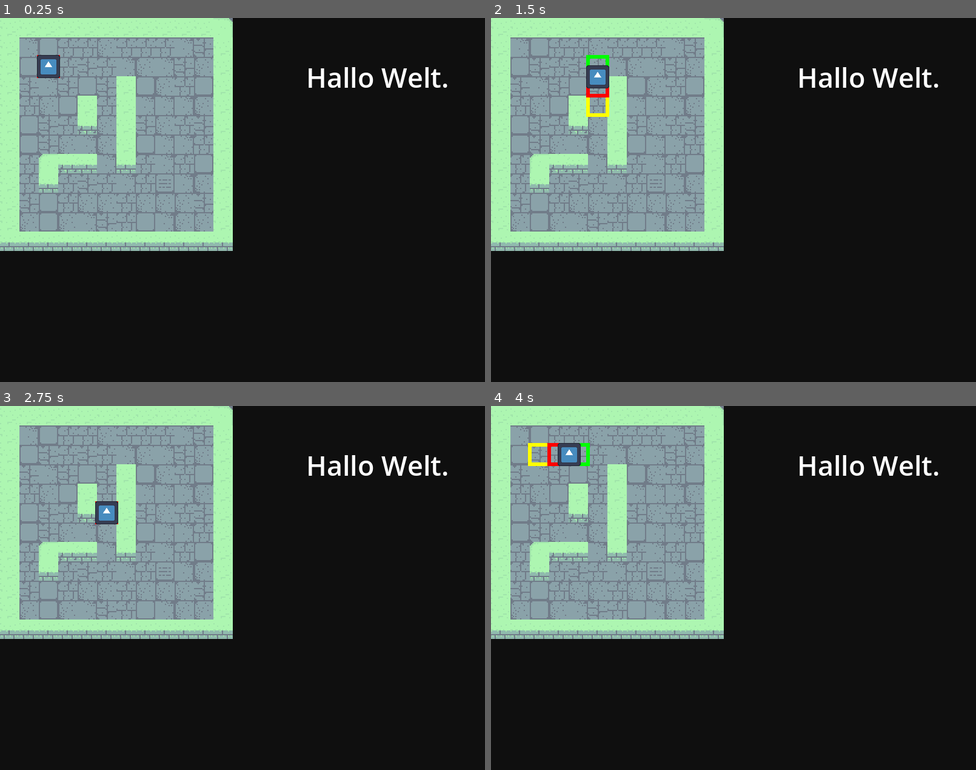
Above: before the commit, frames 1-4 (two rows, left to right).
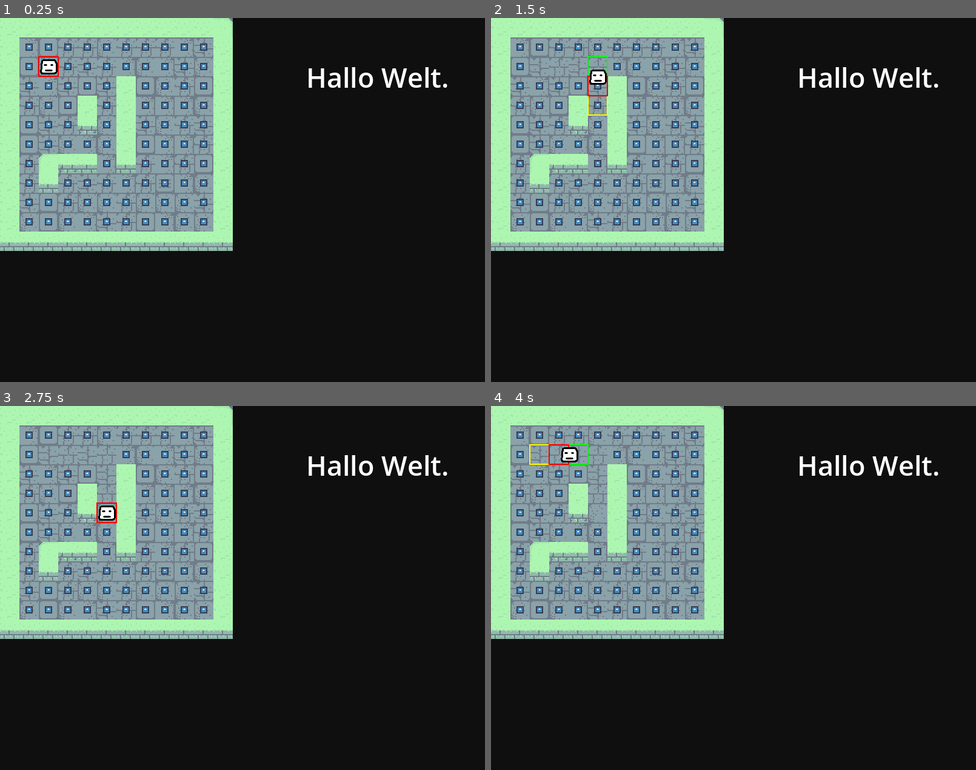
Above: after the commit, the same moments.

Repository: ratkingsminion/pacman-with-guns
Game: Godot game, scene res://main.tscn
The game is run twice, just before and just after one commit, with the same random seed, the same clock (stepped at 60 frames per second) and the same inputs. The engine's default icon, where the game draws it, is replaced by a stand-in: a white triangle on a blue panel in a dark square.
Inputs:
- Up to frame 1 (0.25 s): no input
- Up to frame 2 (1.5 s): tap Enter at 0.5 s; hold D (move_right) 0.53-1.28 s; hold S (move_down) from 1.28 s (still down)
- Up to frame 3 (2.75 s): release S (move_down) at 2.03 s; hold D (move_right) from 2.03 s (still down)
- Up to frame 4 (4 s): tap Space at 2.75 s; release D (move_right) at 2.78 s; hold W (move_up) 2.78-3.53 s; hold A (move_left) from 3.53 s (still down)

The runs differ from the first frame. In frame 1, 2.9% of the frame differs, in the area x 5-43%, y 7-57%; in frame 2, 3.0%; in frame 3, 2.8%; in frame 4, 2.9%.

Commit message:
first Pills test

Diff:
--- a/main.tscn
+++ b/main.tscn
@@ -6,6 +6,8 @@
 [ext_resource type="Texture2D" uid="uid://u1uuakjilerl" path="res://gfx/Tileset_Dungeon.png" id="2_w1s7x"]
 [ext_resource type="PackedScene" uid="uid://ca30kgo7htqco" path="res://player.tscn" id="3_pfen7"]
 [ext_resource type="Script" path="res://scripts/Walls.gd" id="4_l1flf"]
+[ext_resource type="Script" path="res://scripts/Pills.gd" id="6_q1eox"]
+[ext_resource type="PackedScene" uid="uid://47dtdnrsmypt" path="res://pill.tscn" id="7_llt11"]
 
 [sub_resource type="TileSetAtlasSource" id="TileSetAtlasSource_8kg06"]
 texture = ExtResource("1_g52v8")
@@ -74,4 +76,12 @@
 layer_0/tile_data = PackedInt32Array(0, 0, 1, 65536, 0, 1, 131072, 0, 1, 196608, 0, 1, 262144, 0, 1, 327680, 0, 1, 3932 …(946 unchanged characters)…
 script = ExtResource("4_l1flf")
 
-[node name="Player" parent="GAME" instance=ExtResource("3_pfen7")]
+[node name="Pills" type="Node2D" parent="GAME" node_paths=PackedStringArray("walls")]
+script = ExtResource("6_q1eox")
+walls = NodePath("../Walls")
+pill_scene = ExtResource("7_llt11")
+
+[node name="Player" parent="GAME" node_paths=PackedStringArray("walls") instance=ExtResource("3_pfen7")]
+walls = NodePath("../Walls")
+
+[connection signal="body_shape_entered" from="GAME/Player" to="GAME/Player" method="_on_body_shape_entered"]
--- /dev/null
+++ b/pill.tscn
@@ -0,0 +1,18 @@
+[gd_scene load_steps=4 format=3 uid="uid://47dtdnrsmypt"]
+
+[ext_resource type="Script" path="res://scripts/Pill.gd" id="1_6wm14"]
+[ext_resource type="Texture2D" uid="uid://dagkpiwcb1x6o" path="res://icon.svg" id="2_gpbci"]
+
+[sub_resource type="CircleShape2D" id="CircleShape2D_tq53s"]
+radius = 3.0
+
+[node name="PILL" type="StaticBody2D"]
+position = Vector2(40, 40)
+script = ExtResource("1_6wm14")
+
+[node name="Sprite2D" type="Sprite2D" parent="."]
+scale = Vector2(0.05, 0.05)
+texture = ExtResource("2_gpbci")
+
+[node name="CollisionShape2D" type="CollisionShape2D" parent="."]
+shape = SubResource("CircleShape2D_tq53s")
--- a/player.tscn
+++ b/player.tscn
@@ -1,17 +1,17 @@
 [gd_scene load_steps=4 format=3 uid="uid://ca30kgo7htqco"]
 
 [ext_resource type="Script" path="res://scripts/Player.gd" id="1_elo22"]
-[ext_resource type="Texture2D" uid="uid://dagkpiwcb1x6o" path="res://icon.svg" id="2_dx02a"]
+[ext_resource type="Texture2D" uid="uid://dvlwfp0mccgba" path="res://gfx/player.png" id="2_q0b5q"]
 
 [sub_resource type="CircleShape2D" id="CircleShape2D_rg2k6"]
-radius = 16.0
+radius = 6.0
 
 [node name="Player" type="Area2D"]
 script = ExtResource("1_elo22")
 
+[node name="Icon" type="Sprite2D" parent="."]
+scale = Vector2(0.5, 0.5)
+texture = ExtResource("2_q0b5q")
+
 [node name="CollisionShape2D" type="CollisionShape2D" parent="."]
 shape = SubResource("CircleShape2D_rg2k6")
-
-[node name="Icon" type="Sprite2D" parent="."]
-scale = Vector2(0.15, 0.15)
-texture = ExtResource("2_dx02a")
--- /dev/null
+++ b/scripts/Pill.gd
@@ -0,0 +1,2 @@
+class_name Pill
+extends StaticBody2D
--- /dev/null
+++ b/scripts/Pills.gd
@@ -0,0 +1,13 @@
+extends Node2D
+
+@export var walls:Walls
+@export var tile_size := 16
+@export var pill_scene:PackedScene
+
+func _ready():
+	for y in 12:
+		for x in 12:
+			if walls.get_cell_atlas_coords(0, Vector2i(x, y)).y == 1: continue
+			var pill = pill_scene.instantiate()
+			pill.position = Vector2(0.5 + x, 0.5 + y) * tile_size
+			add_child(pill)
--- a/scripts/Player.gd
+++ b/scripts/Player.gd
@@ -1,5 +1,6 @@
 extends Area2D
 
+@export var walls:Walls
 @export var move_seconds := 0.25
 @export var tile_size := 16
 
@@ -44,21 +45,22 @@
 
 func _draw():
 	var l = tile_size * Vector2(last_pos.x , last_pos.y) - position
-	draw_rect(Rect2(l.x, l.y, tile_size, tile_size), Color.GREEN, false, 3.0)
+	draw_rect(Rect2(l.x, l.y, tile_size, tile_size), Color.GREEN, false, 1.0)
 	var p = tile_size * Vector2(target_pos_next.x , target_pos_next.y) - position
-	draw_rect(Rect2(p.x, p.y, tile_size, tile_size), Color.YELLOW, false, 3.0)
+	draw_rect(Rect2(p.x, p.y, tile_size, tile_size), Color.YELLOW, false, 1.0)
 	var t = tile_size * Vector2(target_pos.x , target_pos.y) - position
-	draw_rect(Rect2(t.x, t.y, tile_size, tile_size), Color.RED, false, 3.0)
+	draw_rect(Rect2(t.x, t.y, tile_size, tile_size), Color.RED, false, 1.0)
 
 ###
 
 func try_move(from:Vector2i, to:Vector2i) -> bool:
 	var move = to - from
-	var c = Walls.cur.get_cell_atlas_coords(0, from)
+	if walls == null: return true # test mode
+	var c = walls.get_cell_atlas_coords(0, from)
 	if c.y == 0:
 		if (c.x == 1 or c.x == 3) and move.y > 0: return false
 		if (c.x == 2 or c.x == 3) and move.x > 0: return false
-	var nc = Walls.cur.get_cell_atlas_coords(0, to)
+	var nc = walls.get_cell_atlas_coords(0, to)
 	if nc.y == 0:
 		if (nc.x == 1 or nc.x == 3) and move.y < 0: return false
 		if (nc.x == 2 or nc.x == 3) and move.x < 0: return false
@@ -74,3 +76,8 @@
 		#	move_timer = Time.get_ticks_msec() + 1000 * move_seconds
 	elif Input.is_action_just_released(name) and inside_inputs.exists:
 		inputs.erase(inside_inputs.elem)
+
+
+func _on_body_shape_entered(body_rid, body, body_shape_index, local_shape_index):
+	if body is Pill:
+		body.queue_free()
--- a/scripts/Walls.gd
+++ b/scripts/Walls.gd
@@ -1,7 +1,2 @@
 class_name Walls
 extends TileMap
-
-static var cur:Walls
-
-func _ready():
-	cur = self
Not shown: 1 places in main.tscn that only renumber resources
